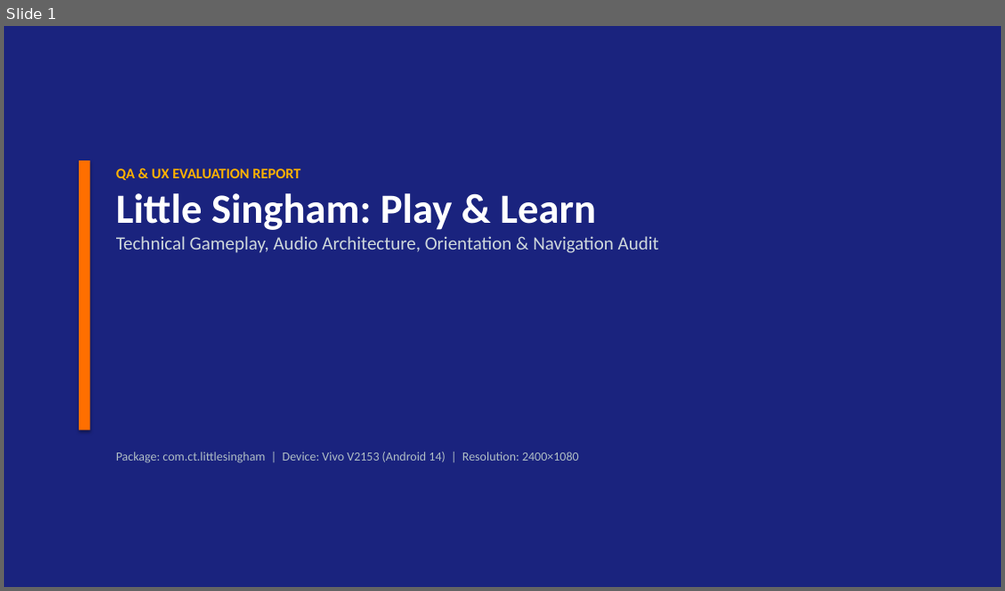
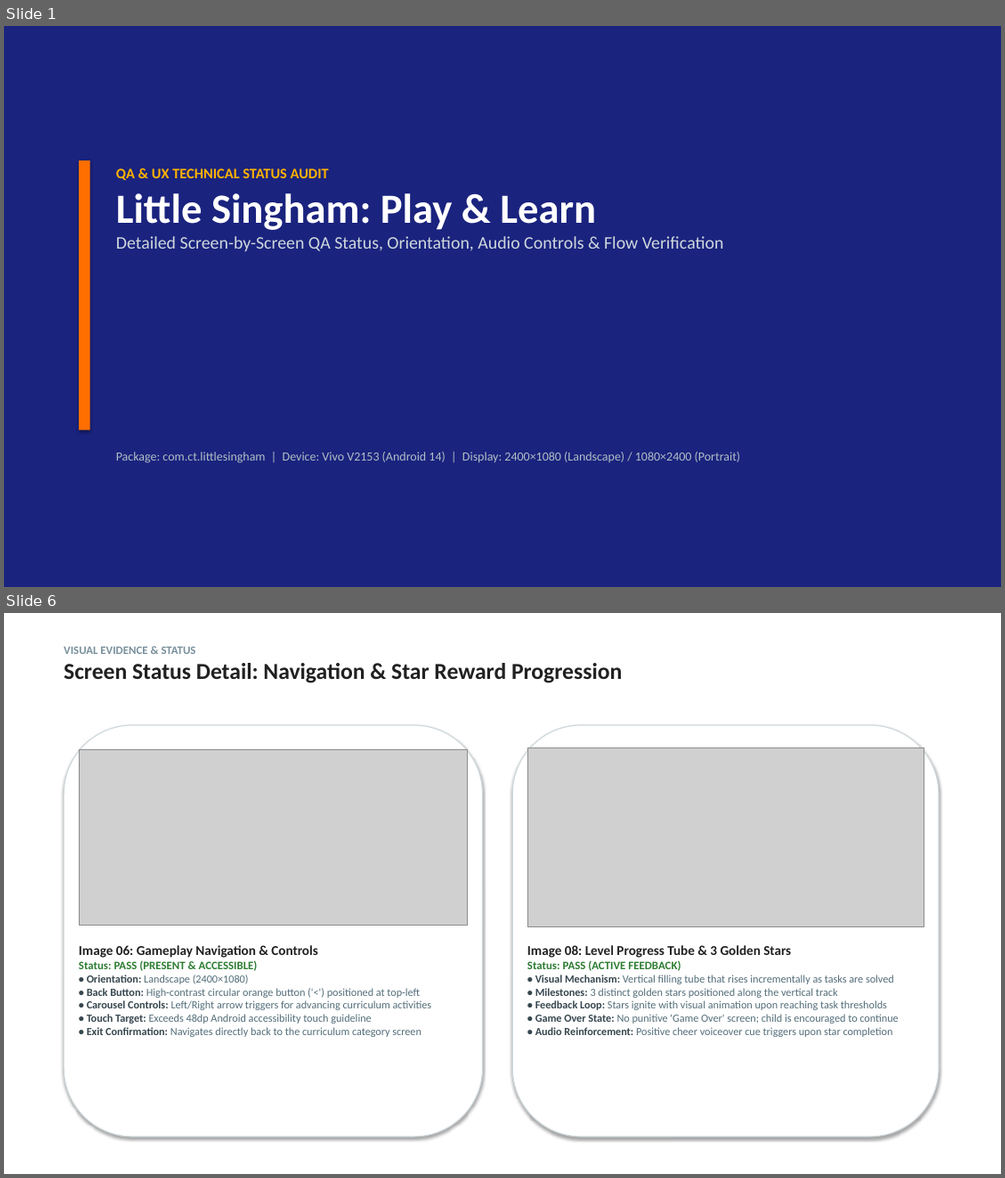
Before and after one commit to ananddub/game-qa-review-3g1j37, a slide deck: Little_Singham_Play_and_Learn.pptx. Shown one above the other, each under a label of ours: slide 1 before the commit, slides 1 and 6 after it; the slides between them are not shown. The pictures are 1005x591 and 1005x1178 pixels, drawn with LibreOffice and Linux fonts; fonts in the diff are those of the drawing; grey boxes stand for pictures. Boxes give left, top, right and bottom in pixels: in the first picture for what was removed or moved away, otherwise in the second. Text is boxed around its words. In the diff, an @@ line names an element or a change of style, - is before the commit and + after.

Commit message:
Remove all suggestions/recommendations; update slides to focus purely on detailed screen statuses, UI elements, and technical parameters

```diff
--- a/Little_Singham_Play_and_Learn.pptx
+++ b/Little_Singham_Play_and_Learn.pptx
@@ slide 6 added at (4, 613, 1001, 1174), background #FFFFFF @@
@@ text added at (64, 646, 622, 683), 22 pt, text #212121, bold @@
+VISUAL EVIDENCE & STATUS
+Screen Status Detail: Navigation & Star Reward Progression
@@ rounded rectangle added at (64, 725, 483, 1136), fill #FFFFFF, outline #CFD8DC 1 pt @@
@@ rounded rectangle added at (512, 725, 938, 1136), fill #FFFFFF, outline #CFD8DC 1 pt @@
@@ picture added at (79, 750, 468, 925) @@
@@ picture added at (527, 748, 923, 926) @@
@@ text added at (79, 945, 432, 1037), 10.5 pt, text #546E7A @@
+Image 06: Gameplay Navigation & Controls
+Status: PASS (PRESENT & ACCESSIBLE)
+• Orientation: Landscape (2400×1080)
+• Back Button: High-contrast circular orange button ('<') positioned at top-left
+• Carousel Controls: Left/Right arrow triggers for advancing curriculum activities
+• Touch Target: Exceeds 48dp Android accessibility touch guideline
+• Exit Confirmation: Navigates directly back to the curriculum category screen
@@ text added at (527, 945, 898, 1037), 10.5 pt, text #546E7A @@
+Image 08: Level Progress Tube & 3 Golden Stars
+Status: PASS (ACTIVE FEEDBACK)
+• Visual Mechanism: Vertical filling tube that rises incrementally as tasks are solved
+• Milestones: 3 distinct golden stars positioned along the vertical track
+• Feedback Loop: Stars ignite with visual animation upon reaching task thresholds
+• Game Over State: No punitive 'Game Over' screen; child is encouraged to continue
+• Audio Reinforcement: Positive cheer voiceover cue triggers upon star completion
@@ slide 1 changed as well @@
@@ text at (116, 168, 329, 180): text changed @@
-QA & UX EVALUATION REPORT
+QA & UX TECHNICAL STATUS AUDIT
@@ text at (116, 236, 724, 251): text changed; size 18 to 17 pt @@
-Technical Gameplay, Audio Architecture, Orientation & Navigation Audit
+Detailed Screen-by-Screen QA Status, Orientation, Audio Controls & Flow Verification
@@ text at (116, 451, 740, 463): text changed @@
-Package: com.ct.littlesingham | Device: Vivo V2153 (Android 14) | Resolution: 2400×1080
+Package: com.ct.littlesingham | Device: Vivo V2153 (Android 14) | Display: 2400×1080 (Landscape) / 1080×2400 (Portrait)
```
Also in this commit, not shown: 1 other slide changed, 4 other slides added, 6 slides removed, 2 other files.
